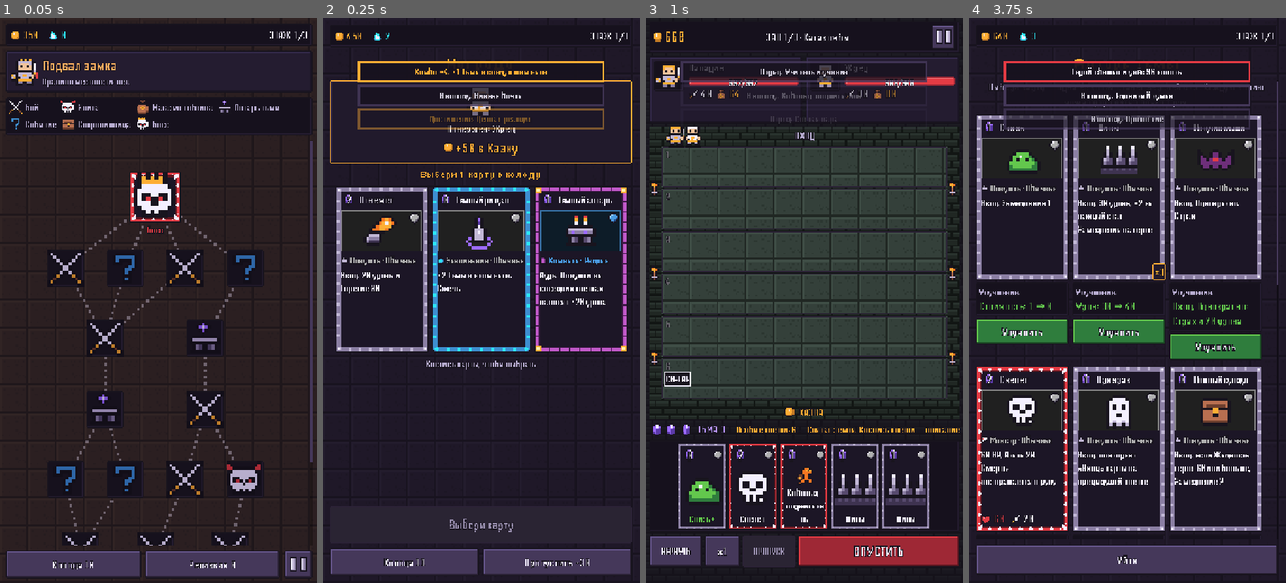
Above: before the commit, frames 1-4 (left to right).
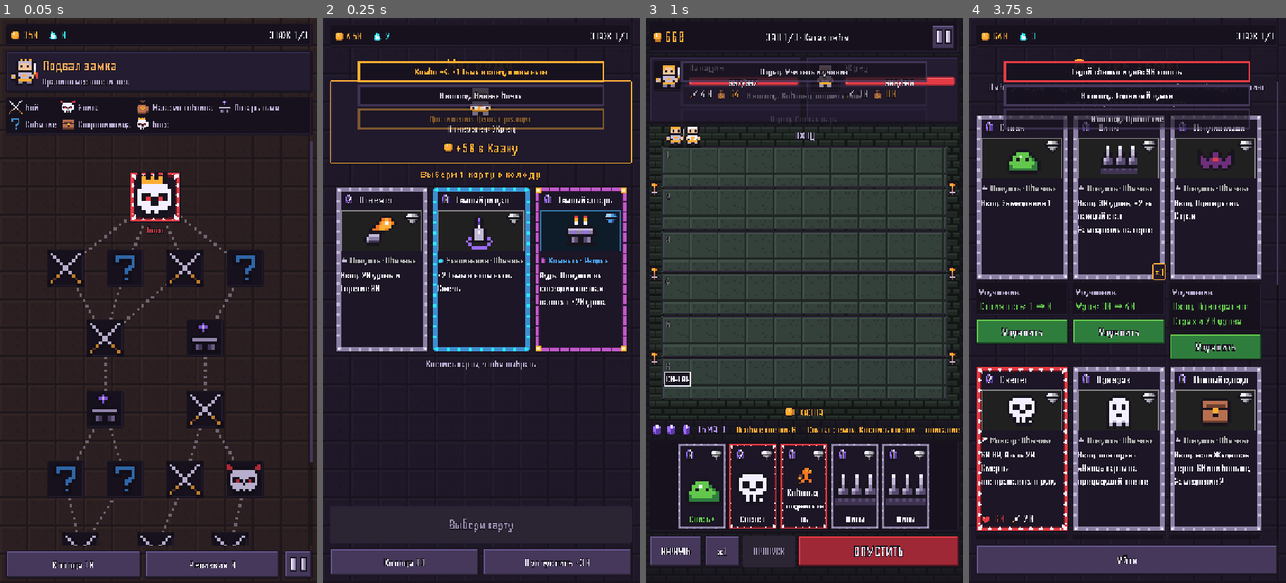
Above: after the commit, the same moments.

Repository: evgengoldwar/NeonPrime
Game: Godot game, scene res://tools/balance_sim.tscn
Two runs of this game, one before a commit and one after it. Both use one fixed random seed, a clock stepped at 60 frames per second and the inputs below. This scene is started directly instead of the project's main scene.
Inputs:
- Up to frame 1 (0.05 s): no input
- Up to frame 2 (0.25 s): no input
- Up to frame 3 (1 s): click "Улучшить" at 0.5 s
- Up to frame 4 (3.75 s): click "ВЕРНУТЬ" at 1.25 s; click "Магазин гоблина" at 2 s; click "x1" at 2.75 s; click "ВПУСТИТЬ" at 3.5 s

Frame 1 is identical in both runs. In frame 2, 0.1% of the frame differs, in the area x 26-93%, y 34-37%; in frame 3, 0.1%; in frame 4, 0.2%, in the area x 24-90%, y 21-69%.

Commit message:
Камень редкости: гранёный кристалл вместо похожего на сердце; подсказка во вкладке «Карты»
Co-Authored-By: Claude Opus 5.5 <noreply@anthropic.com>
Claude-Session: https://claude.ai/code/session_01CBXFTShUYY1UPBHpFGh8b6

Diff:
--- a/scripts/screens/menu.gd
+++ b/scripts/screens/menu.gd
@@ -557,6 +557,7 @@
 	t.size_flags_horizontal = Control.SIZE_EXPAND_FILL
 	head.add_child(t)
 	body.add_child(head)
+	body.add_child(UI.label("Кристалл в углу картинки — редкость: серый обычная, синий редкая, фиолетовый эпическая, золотой легендарная.", 16, UI.DIM))
 	# Улучшить всё, на что хватает копий и золота.
 	var plan := _upgrade_plan()
 	if not plan.is_empty():
Binary file changed: assets/sprites/rarity/common.png
Binary file changed: assets/sprites/rarity/epic.png
Binary file changed: assets/sprites/rarity/legendary.png
Binary file changed: assets/sprites/rarity/rare.png
Binary file changed: assets/sprites/rarity/special.png
Not shown, changed: tools/gen_sprites.py
